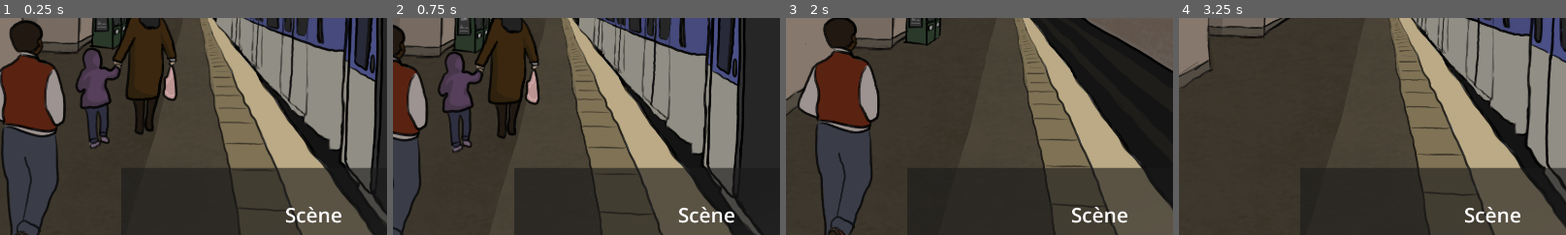
Above: before the commit, frames 1-4 (left to right).
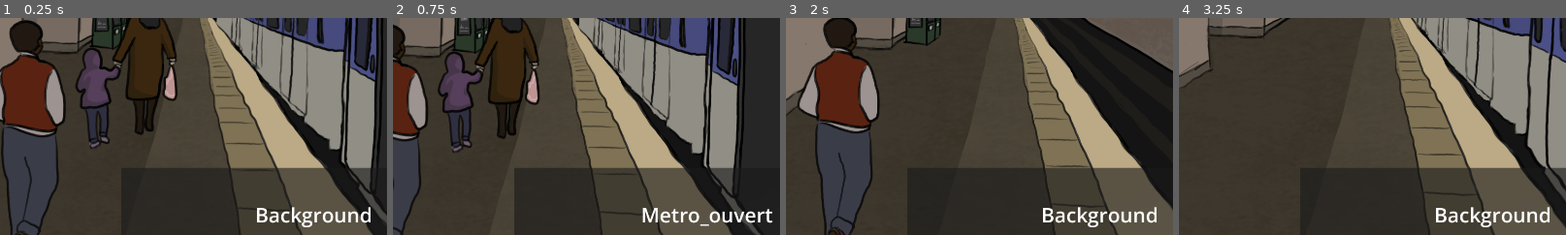
Above: after the commit, the same moments.

Repository: Hailsea/iliketrains
Game: Godot game, scene res://Scenes/MainTest.tscn
Same seed, same stepped clock (60 frames per second), same inputs: the game is played once before the commit and once after it.
Inputs (mouse positions are % of the whole screen's width and height, from its top left):
- Up to frame 1 (0.25 s): no input
- Up to frame 2 (0.75 s): tap Enter (dialog_next) at 0.5 s; move the mouse to (72, 45) at 0.52 s; hold Enter (dialog_next) from 0.53 s (still down); click (72, 45) at 0.67 s
- Up to frame 3 (2 s): tap Space at 1.25 s; move the mouse to (30, 55) at 1.27 s; release Enter (dialog_next) at 1.28 s; tap R at 1.35 s; click (30, 55) at 1.42 s
- Up to frame 4 (3.25 s): tap Enter (dialog_next) at 2 s; move the mouse to (60, 28) at 2.02 s; hold T 2.03-2.78 s; click (60, 28) at 2.17 s; tap Space at 2.75 s; move the mouse to (45, 70) at 2.77 s; tap Y at 2.85 s; click (45, 70) at 2.92 s
The pictures show only the part of the screen within x 31-81%, y 41-91%; the shares and areas given below are measured in that part.

The runs differ from the first frame. In frame 1, 1.1% of the frame differs, in the area x 66-96%, y 87-97%; in frame 2, 1.2%, in the area x 64-98%, y 87-96%; in frame 3, 1.1%; in frame 4, 1.1%.
Error in both runs: Invalid access to property or key 'Metro_ouvert' on a base object of type 'Dictionary'. (res://Scripts/main_test.gd:58)

Commit message:
Merge remote-tracking branch 'origin/main' into scene_changes

Diff:
--- a/Dialogs/jardindesplantes_quai.json
+++ b/Dialogs/jardindesplantes_quai.json
@@ -1,4 +1,5 @@
 {
+	"background":"environnement_exterieur_sansmetro",
 	"events":{
 		"triggers":{
 			"Distributeur_avant":[{"condition":[],"event":"rencontre_alix"}]
--- a/Scenes/metro_interieur.tscn
+++ b/Scenes/metro_interieur.tscn
@@ -16,9 +16,13 @@
 centered = false
 
 [node name="Portes_metro_interieur" parent="." unique_id=1137082386 instance=ExtResource("3_5pnae")]
+input_pickable = true
 
 [node name="Metro_carte" parent="." unique_id=1811555854 instance=ExtResource("5_geocu")]
+input_pickable = true
 
 [node name="Homme_debout" parent="." unique_id=1263324402 instance=ExtResource("3_t3cai")]
+input_pickable = true
 
 [node name="Homme_assis" parent="." unique_id=3933043 instance=ExtResource("4_5pnae")]
+input_pickable = true
--- a/Scripts/main_test.gd
+++ b/Scripts/main_test.gd
@@ -112,7 +112,7 @@
 func _process(delta: float) -> void:
 	#print($Platform_background.current_element)
 	#print($Metro_background.current_element)
-	#texte.text=scenes[scene_type].current_element
+	texte.text=scenes[scene_type].current_element
 	pass
 
 func load_dialog(lines):
